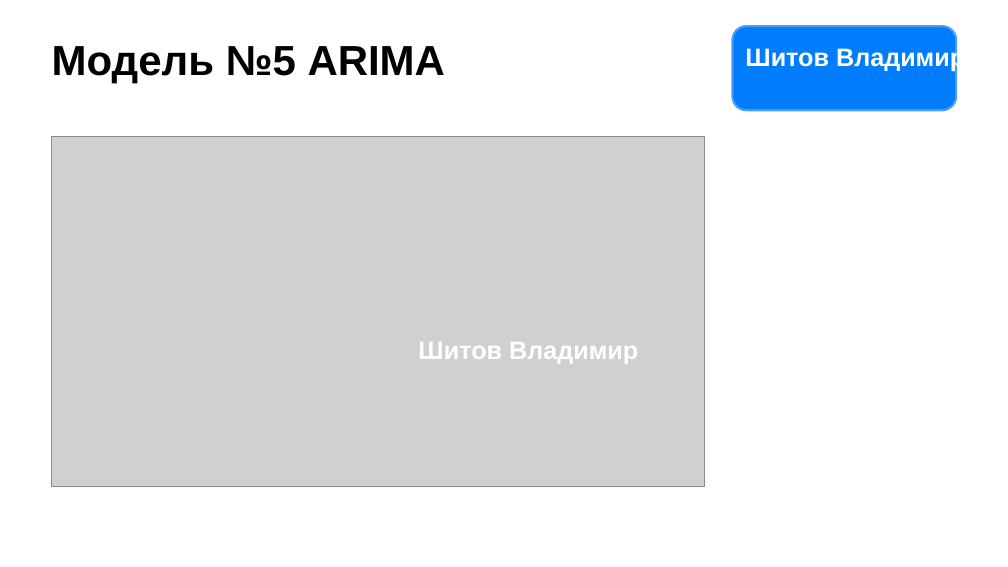
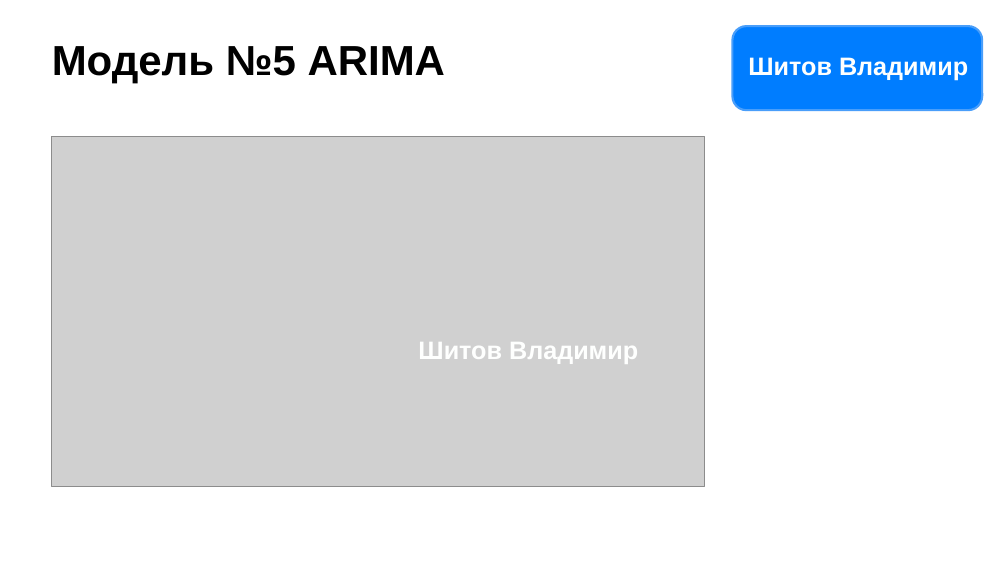
Before and after one commit to lestanya/ML_3_ARMATURA_ISP-22, a slide deck: slide 16 of команда исп-22.pptx. Drawn at 1008x567 pixels with LibreOffice and Linux fonts; fonts in the diff are those of the drawing; grey boxes stand for pictures; background and template pictures are left out. Boxes give left, top, right and bottom in pixels: in the first picture for what was removed or moved away, otherwise in the second. Text is boxed around its words. In the diff, an @@ line names an element or a change of style, - is before the commit and + after.

```diff
--- a/команда исп-22.pptx
+++ b/команда исп-22.pptx
@@ rounded rectangle resized from (x1=733, y1=26, x2=957, y2=110) to (x1=733, y1=26, x2=982, y2=110) @@
@@ text "Шитов Владимир" moved from (x1=745, y1=46, x2=965, y2=72) to (x1=748, y1=57, x2=968, y2=81) @@
```
Also in this commit, not shown: 6 other slides changed.
